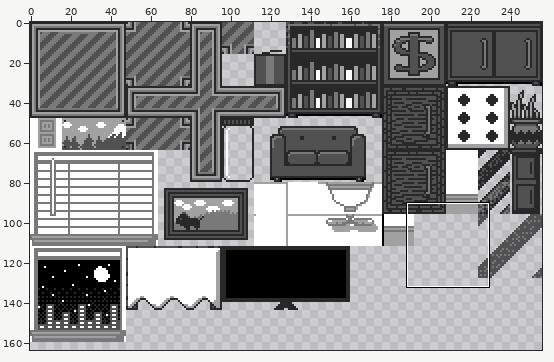
A sprite sheet gets an edit: bin/assets/tilesets/tiled_files/home2t.png. Above, an overview of the earlier version with the close-up marked.
Close-up. Before the edit:
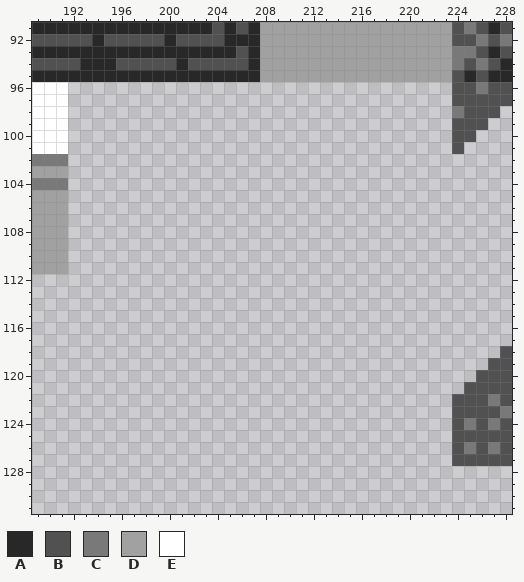
The file is 256x336 pixels. Shown: x 189..228, y 91..131. The wide view leaves out empty margins.
Palette (. is transparent): A #282828  B #515151  C #797979  D #a1a1a1  E #ffffff
Pixels before, first column x 189:
 91 AAAAAAAAAAAAAAABABADDDDDDDDDDDDDDDDBCBAB
 92 BBBBBABBBBBABBBBAAADDDDDDDDDDDDDDDDBBCBC
 93 AAAAAAAAAAAAAAAAABADDDDDDDDDDDDDDDDCCBAB
 94 BBBBAAABBBBBABBBBBADDDDDDDDDDDDDDDDCBCBA
 95 AAAAAAAAAAAAAAAAAAADDDDDDDDDDDDDDDDBABAA
 96 EEE................................BBCBB
 97 EEE................................BBBBB
 98 EEE................................CBBB.
 99 EEE................................BBB..
100 EEE................................BB...
101 EEE................................B....
102 CCC.....................................
103 DDD.....................................
104 CCC.....................................
105 DDD.....................................
106 DDD.....................................
107 DDD.....................................
108 DDD.....................................
109 DDD.....................................
110 DDD.....................................
111 DDD.....................................
112 ........................................
113 ........................................
114 ........................................
115 ........................................
116 ........................................
117 ........................................
118 .......................................B
119 ......................................BB
120 .....................................BBB
121 ....................................BBBB
122 ...................................BBBCB
123 ...................................BBBBC
124 ...................................BCBCB
125 ...................................BBBBB
126 ...................................BCBCB
127 ...................................BBBBB
The result:
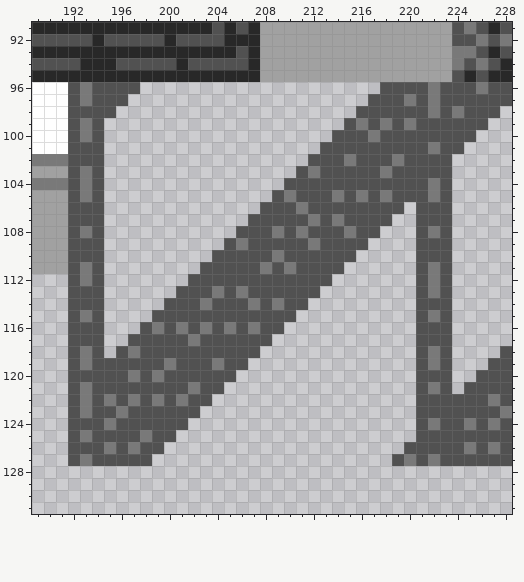
Change:
Changed rows in their new state; - is an unchanged pixel.
first column x 192:
 96 BCBBBB--------------------BBBBCB
 97 BCBBB--------------------BBBCBCB
 98 BBBB--------------------BBBBBBCB
 99 BCB--------------------BCBCBCBBB
100 BCB-------------------BBBCBBBBBB
101 BBB------------------BBBBBBBBBCB
102 BBB-----------------BBBCBBBCBBBB
103 BCB----------------BCBBBBBCBBBBB
104 BCB---------------BBBBBBBBBBBBCB
105 BCB--------------BCBBBCBCBCBBBCB
106 BBB-------------BBBCBBBBBBBB-BBB
107 BBB------------BBBBBCBCBBBB--BBB
108 BCB-----------BBBCBCBBBCBB---BCB
109 BBB----------BCBBBBBCBBBB----BBB
110 BBB---------BBBBBCBBBBBB-----BBB
111 BCB--------BBBBBCBCBBBB------BCB
112 BCB-------BBBBBBBBBBBB-------BCB
113 BBB------BBBCBCBBBBBB--------BCB
114 BBB-----BBBCBBBCBCBB---------BBB
115 BCB----BBBBBBBBBBBB----------BCB
116 BBB---BCBCBCBCBCBB-----------BBB
117 BBB--BBBBBCBBBBBB------------BBB
118 BCB-BCBBBBBBBBBB-------------BCB
119 BCBBBBBBCBBBCBB--------------BCB
120 BBBBBCBCBBBBBB---------------BBB
121 BCBBBBBBBBCBB----------------BCB
122 BCBCBCBCBCBB-----------------BBB
123 BCBBCBBBBBB------------------BBB
124 BBBCBBBBBB-------------------BCB
125 BCBBBBCBB--------------------BBB
126 BBBCBCBB--------------------BBBB
127 BCBBBBB--------------------BCBCB
